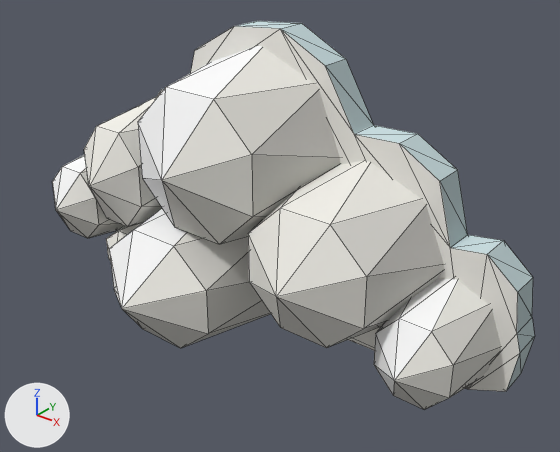
The glTF model public/models/omg-c/cloud.glb, before and after one commit.
Both versions are drawn from a camera (50 mm lens) standing at (2.89, -3.05, 2.91) and looking at (0.3, 0.18, 0.9). Arrows for +X, +Y and +Z are at lower left; the lights stay in place. The picture after the commit comes second. Mesh edges are drawn as thin lines. Where no turn or scale is listed for an object, it has been applied to the vertices. Vertices at exactly the same position are counted once.

The first picture shows 'bob_mesh'.
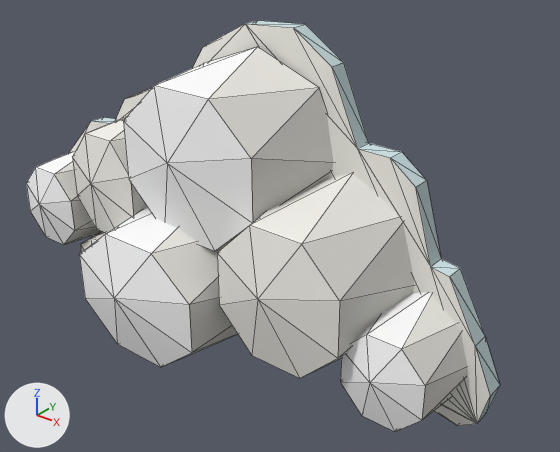
What differs and where, as boxes (x1, y1, x2, y2) in the pictures (560 x 452 px):
'bob_mesh', reshaped: before (52, 21, 535, 409); after (26, 21, 500, 432)
part 1 of me_mesh_0, rebuilt: before (157, 21, 535, 391); after (69, 21, 500, 426)
part 2 of me_mesh_0, rebuilt: before (84, 96, 162, 227); after (72, 116, 147, 233)
part 3 of me_mesh_0, rebuilt: before (138, 46, 340, 244); after (123, 47, 334, 251)
part 4 of me_mesh_0, rebuilt (7% taller): before (374, 278, 501, 409); after (340, 292, 467, 432)
part 5 of me_mesh_0, rebuilt (13% taller): before (52, 154, 124, 238); after (26, 150, 102, 245)
part 6 of me_mesh_0, rebuilt: before (106, 222, 143, 261); after (80, 232, 106, 253)
part 7 of me_mesh_0, rebuilt (9% taller): before (248, 161, 444, 348); after (217, 174, 414, 378)
part 8 of me_mesh_0, rebuilt: before (110, 209, 271, 348); after (79, 207, 238, 367)

Edits to the bpy script that builds the scene:
```text
Change me_mesh_0:
    used by ob_bob_mesh; location = (0.0, 0.0, 0.0)
    remove me_mesh_0.from_pydata(...)  # 169 vertices, 264 faces; spans x -1.75..1.75, y -0.6..0.6, z 0.0..2.0
    add me_mesh_0.from_pydata(...)  # 171 vertices, 268 faces; spans x -1.75..1.75, y -0.6..0.6, z 0.0..2.0
    me_mesh_0 part 1: the loose piece of 50 vertices spanning x -1.71..1.75, y 0.4..0.6, z 0.12..2.0 is rebuilt with 52 vertices and now spans x -1.75..1.75, y 0.07..0.6, z 0.0..2.0
    me_mesh_0 part 2: the loose piece of 17 vertices spanning x -1.26..-0.52, y -0.26..0.46, z 0.54..1.44 is rebuilt with 17 vertices and now spans x -1.22..-0.49, y -0.25..0.37, z 0.54..1.4
    me_mesh_0 part 3: the loose piece of 17 vertices spanning x -0.62..0.58, y -0.43..0.48, z 0.72..1.9 is rebuilt with 17 vertices and now spans x -0.68..0.58, y -0.3..0.41, z 0.73..1.87
    me_mesh_0 part 4: the loose piece of 17 vertices spanning x 1.03..1.66, y -0.2..0.48, z 0.15..0.83 is rebuilt with 17 vertices and now spans x 0.98..1.61, y -0.3..0.27, z 0.15..0.8
    me_mesh_0 part 5: the loose piece of 17 vertices spanning x -1.75..-1.08, y -0.18..0.46, z 0.29..0.99 is rebuilt with 17 vertices and now spans x -1.7..-1.06, y -0.3..0.28, z 0.36..1.04
    me_mesh_0 part 6: the loose piece of 17 vertices spanning x -1.25..-0.53, y -0.13..0.46, z 0.1..0.6 is rebuilt with 17 vertices and now spans x -1.27..-0.66, y -0.22..0.34, z 0.17..0.57
    me_mesh_0 part 7: the loose piece of 17 vertices spanning x 0.22..1.29, y -0.41..0.48, z 0.35..1.37 is rebuilt with 17 vertices and now spans x 0.17..1.21, y -0.42..0.35, z 0.25..1.29
    me_mesh_0 part 8: the loose piece of 17 vertices spanning x -0.84..0.33, y -0.6..0.48, z 0.0..0.98 is rebuilt with 17 vertices and now spans x -0.87..0.35, y -0.6..0.3, z 0.0..0.99
```
